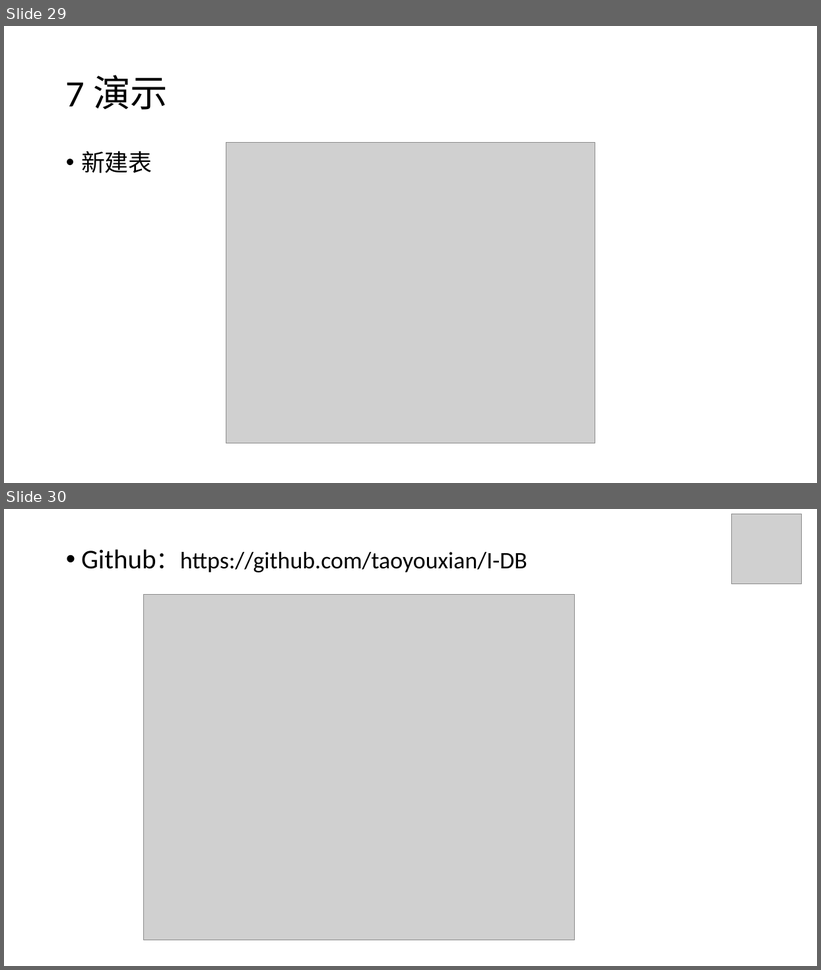
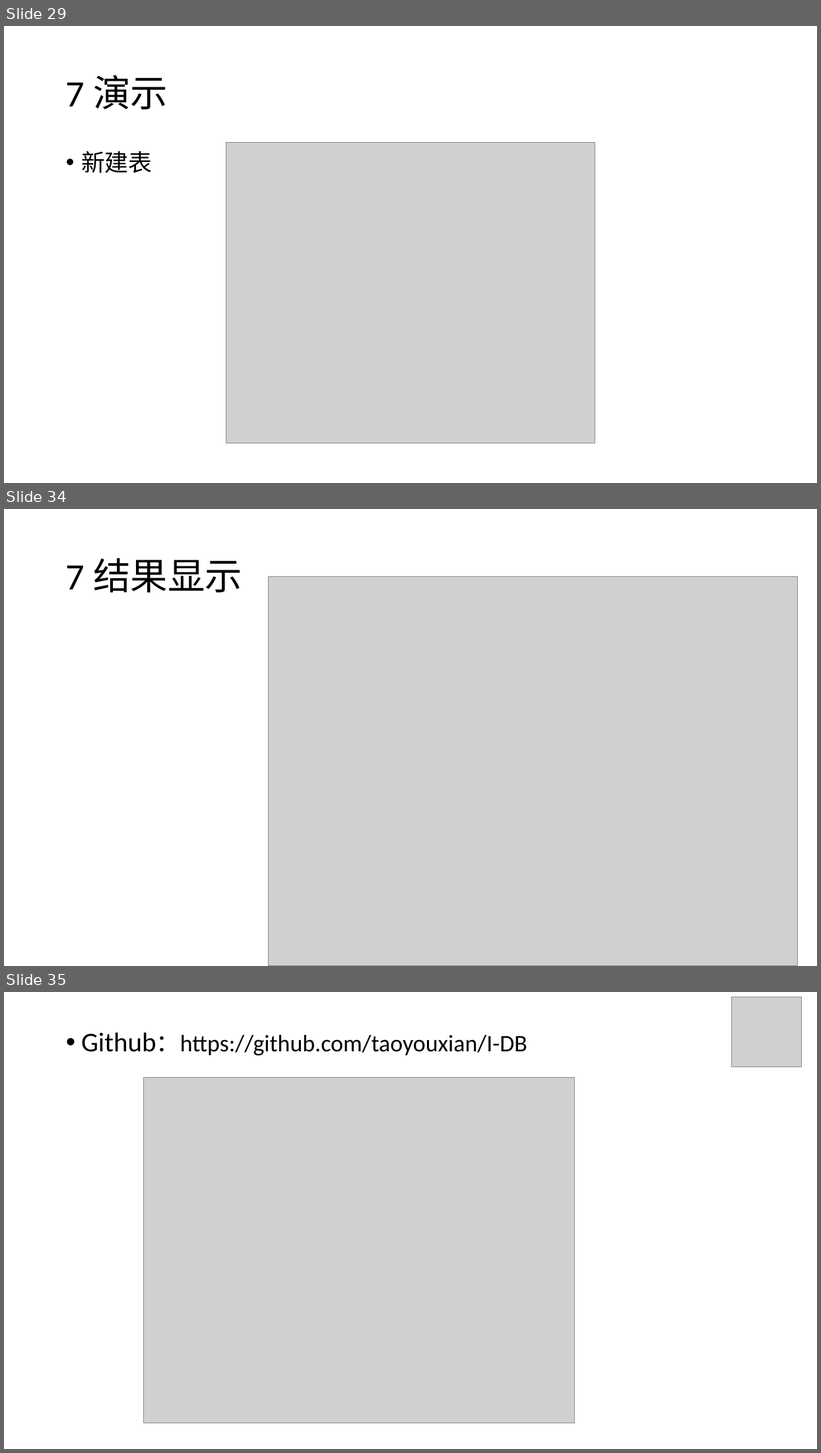
Before and after one commit to taoyouxian/I-DB, a slide deck: report/20180108_数据库_更新.pptx. Shown one above the other, each under a label of ours: slides 29 and 30 before the commit, slides 29, 34 and 35 after it; the slides between them are not shown. The pictures are 821x970 and 821x1453 pixels, drawn with LibreOffice and Linux fonts; fonts in the diff are those of the drawing; grey boxes stand for pictures. Boxes give left, top, right and bottom in pixels: in the first picture for what was removed or moved away, otherwise in the second. Text is boxed around its words. In the diff, an @@ line names an element or a change of style, - is before the commit and + after.

```diff
--- a/report/20180108_数据库_更新.pptx
+++ b/report/20180108_数据库_更新.pptx
@@ slide 34 added at [4, 509, 817, 966], background #FFFFFF @@
@@ title added at [66, 558, 242, 593], 44 pt, text #000000 @@
+7 结果显示
@@ picture added at [268, 577, 797, 966] @@
@@ what was slide 30 is now slide 35 @@
```
Also in this commit, not shown: 4 other slides added, 8 other files.
